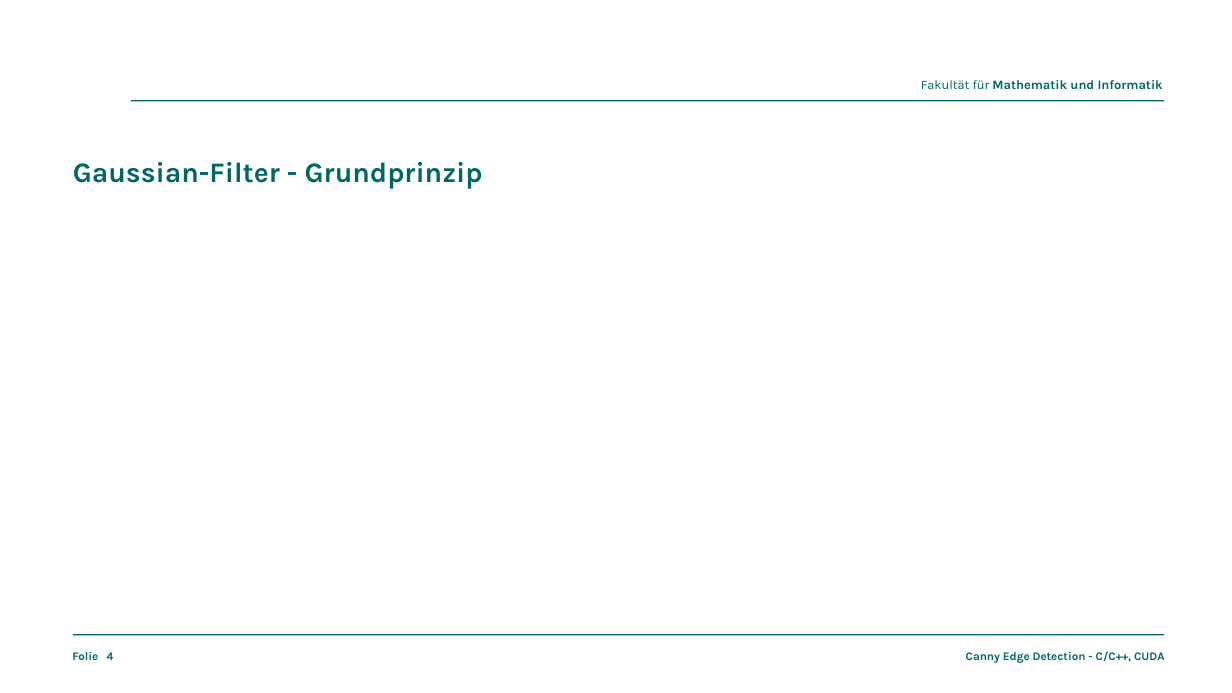
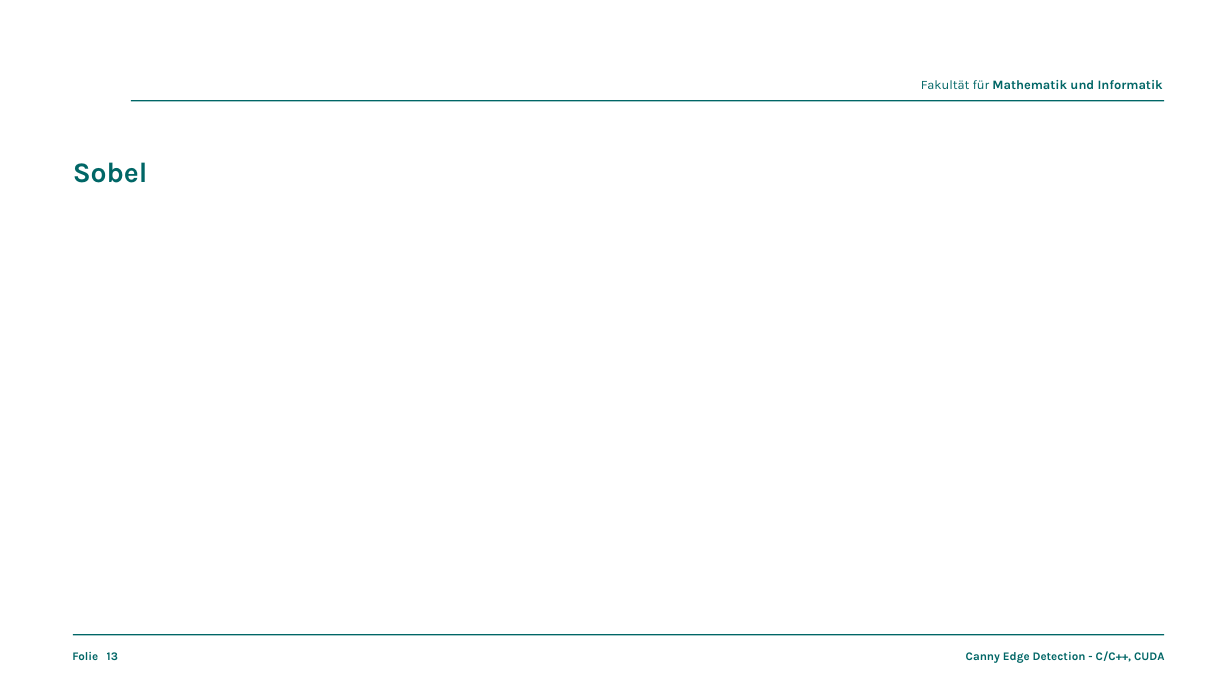
Before and after one commit to thomjur/fapra26-canny-edge-detection, a slide deck: slide 13 of presentation/canny-edge-detection.odp (slide 4 before the commit). Drawn at 1232x693 pixels with LibreOffice and Linux fonts; fonts in the diff are those of the drawing; background and template pictures are left out. Boxes give left, top, right and bottom in pixels: in the first picture for what was removed or moved away, otherwise in the second. Text is boxed around its words. In the diff, an @@ line names an element or a change of style, - is before the commit and + after.

Commit message:
presentation: shared gaussian

```diff
--- a/presentation/canny-edge-detection.odp
+++ b/presentation/canny-edge-detection.odp
@@ title at bbox=[73, 162, 148, 183]: text changed @@
-Gaussian-Filter - Grundprinzip
+Sobel
@@ page number at bbox=[107, 652, 118, 660]: text changed @@
-4
+13
```
Also in this commit, not shown: 2 other slides changed, 8 slides added, 7 other files.
